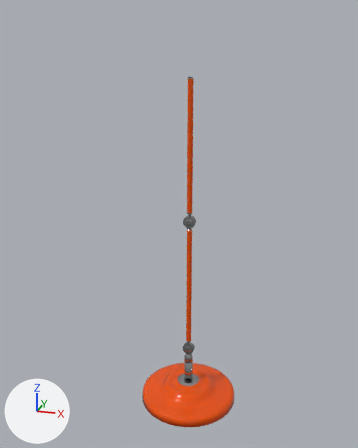
Renders of the Blender file blender/AnimatedLamp/src/scene/Scene.blend from each side of a commit.
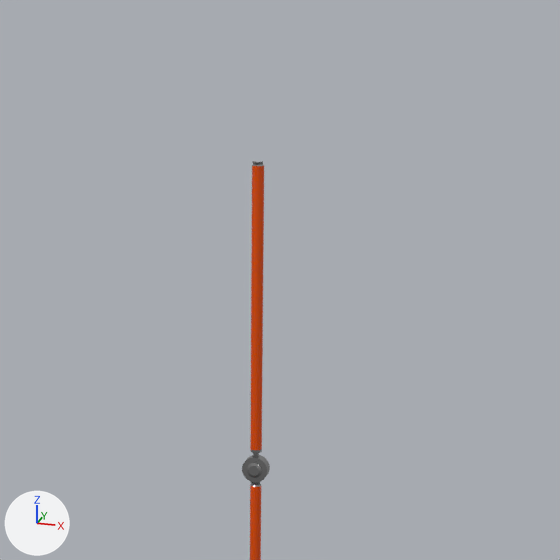
Old and new are each drawn whole from a 50 mm lens placed at (4.95, -18.53, 14.9), pointed at (-0.44, -0.02, 8.27) and again close up on the part from 19% to 93% of the width and 0% to 59% of the height. The axes (+X, +Y, +Z) are drawn at lower left. The lights are the same throughout.

The first close-up shows 'LampUpperArm'.
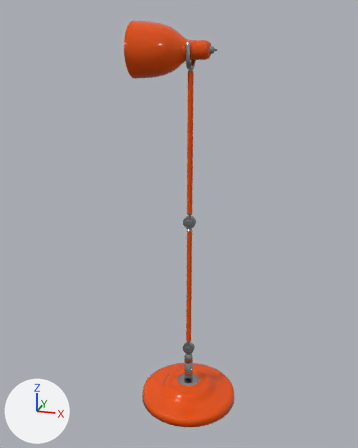
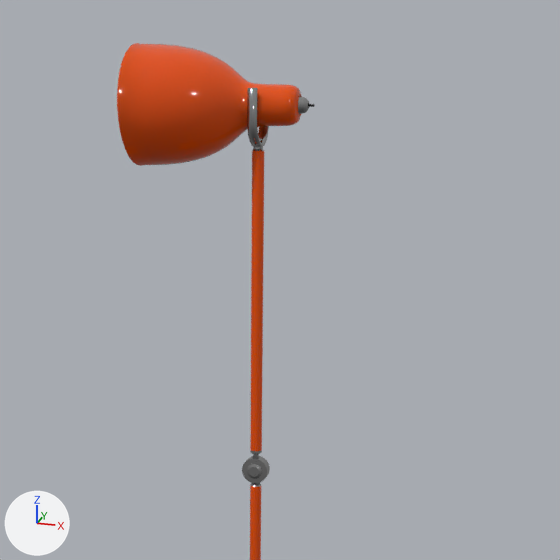
Changed parts and their boxes [x1, y1, x2, y2] in the close-ups (560 x 560 px):
```json
{"object": "LampShade", "change": "added", "after": [117, 43, 315, 166], "on screen": "orange", "faces in mat_lamppaintedmaterial (orange #e74e00)": [117, 43, 302, 166], "faces in mat_lampmetalmaterial (grey #adadad)": [298, 96, 309, 114]}
{"object": "LampUpperArm", "change": "reshaped, moved", "before": [242, 161, 270, 482], "after": [242, 88, 270, 483], "on screen": "23% taller"}
```

Scene script edits in JSON lines:
```json
{"op": "add", "block": "mat_button", "code": ["mat_button = principled_material('Button')", "mat_button.base_color = (0.0, 0.0, 0.0)  # black #000000"]}
{"op": "add", "block": "mat_lampshadeinnermaterial", "code": ["mat_lampshadeinnermaterial = principled_material('LampshadeInnerMaterial')", "mat_lampshadeinnermaterial.base_color = (0.8, 0.8, 0.8)  # white #e7e7e7", "mat_lampshadeinnermaterial.roughness = 0.2"]}
{"block": "me_lamplowerarm_002", "where": "# used by ob_lampupperarm; location = (0.0, 0.0, 8.4)"}
{"op": "remove", "block": "me_lamplowerarm_002", "code": "me_lamplowerarm_002.from_pydata(...)  # 556 vertices, 543 faces; spans x -0.25..0.25, y -0.15..0.12, z -0.25..5.68"}
{"op": "add", "block": "me_lamplowerarm_002", "code": "me_lamplowerarm_002.from_pydata(...)  # 636 vertices, 628 faces; spans x -0.25..0.25, y -0.43..0.43, z -0.87..6.28"}
{"block": "me_lamplowerarm_002", "change": "me_lamplowerarm_002 part 1: 556 vertices removed from x -0.25..0.25, y -0.15..0.12, z -0.25..5.68; 636 vertices added at x -0.25..0.25, y -0.43..0.43, z -0.87..6.28"}
{"op": "add", "block": "me_lampshade", "code": ["me_lampshade = bpy.data.meshes.new('LampShade')", "me_lampshade.from_pydata(...)  # 2080 vertices, 2081 faces; spans x -3.0..0.18, y -1.03..1.03, z -1.03..1.03", "# faces by material slot: [928, 160, 864, 129]", "me_lampshade.materials.append(mat_lamppaintedmaterial)  # orange #e74e00", "me_lampshade.materials.append(mat_lampmetalmaterial)  # grey #adadad", "me_lampshade.materials.append(mat_lampshadeinnermaterial)  # white #e7e7e7", "me_lampshade.materials.append(mat_button)  # black #000000"]}
{"op": "set", "path": "ob_lampupperarm.location", "old": "(0.0, 0.0, 8.4)", "new": "(0.0, 0.0, 9.0)"}
{"op": "add", "block": "ob_lampshade", "code": ["ob_lampshade = bpy.data.objects.new('LampShade', me_lampshade)", "ob_lampshade.location = (0.8, 0.0, 15.0)"]}
```
